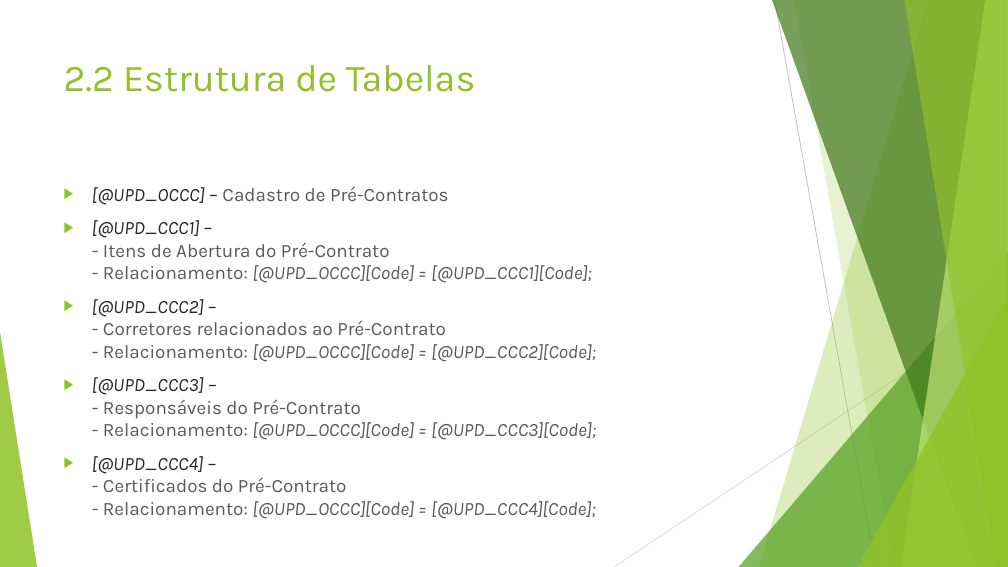
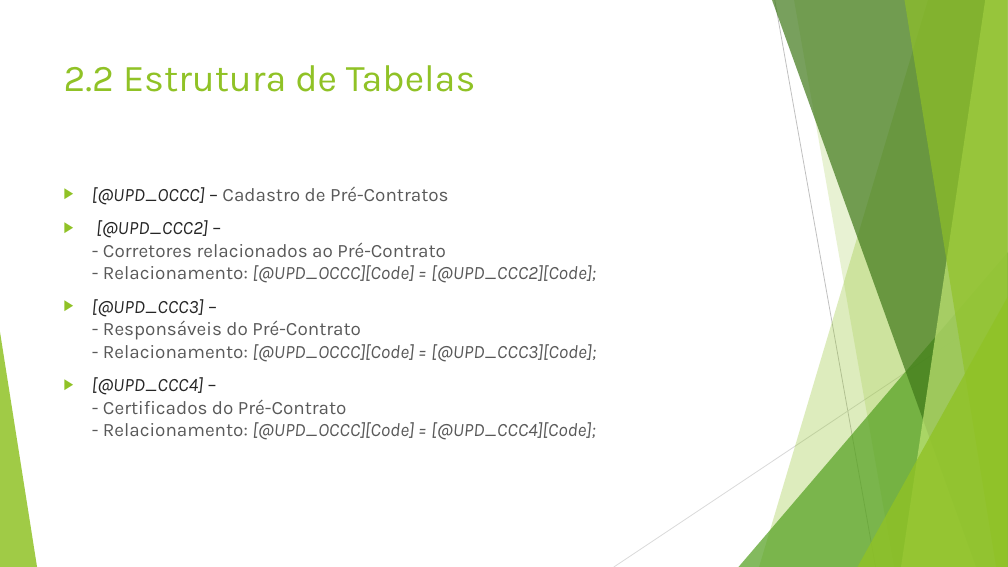
Before and after one commit to alessandromunizmagalhaes/CafebrasContratos, a slide deck: slide 11 of Documentação/Manual de Uso.pptx. Drawn at 1008x567 pixels with LibreOffice and Linux fonts; fonts in the diff are those of the drawing. Boxes give left, top, right and bottom in pixels: in the first picture for what was removed or moved away, otherwise in the second. Text is boxed around its words. In the diff, an @@ line names an element or a change of style, - is before the commit and + after.

Commit message:
aplicação de conceito de orientação a objetos estrutura de contratos e forms filhos, para que fique fácil replicar para o contrato final

```diff
--- a/Documentação/Manual de Uso.pptx
+++ b/Documentação/Manual de Uso.pptx
@@ text at (92, 220, 591, 283): paragraph removed @@
-▶ [@UPD_CCC1] –
-  - Itens de Abertura do Pré-Contrato
-  - Relacionamento: [@UPD_OCCC][Code] = [@UPD_CCC1][Code];
```
Also in this commit, not shown: 2 other slides changed, 24 other files.
